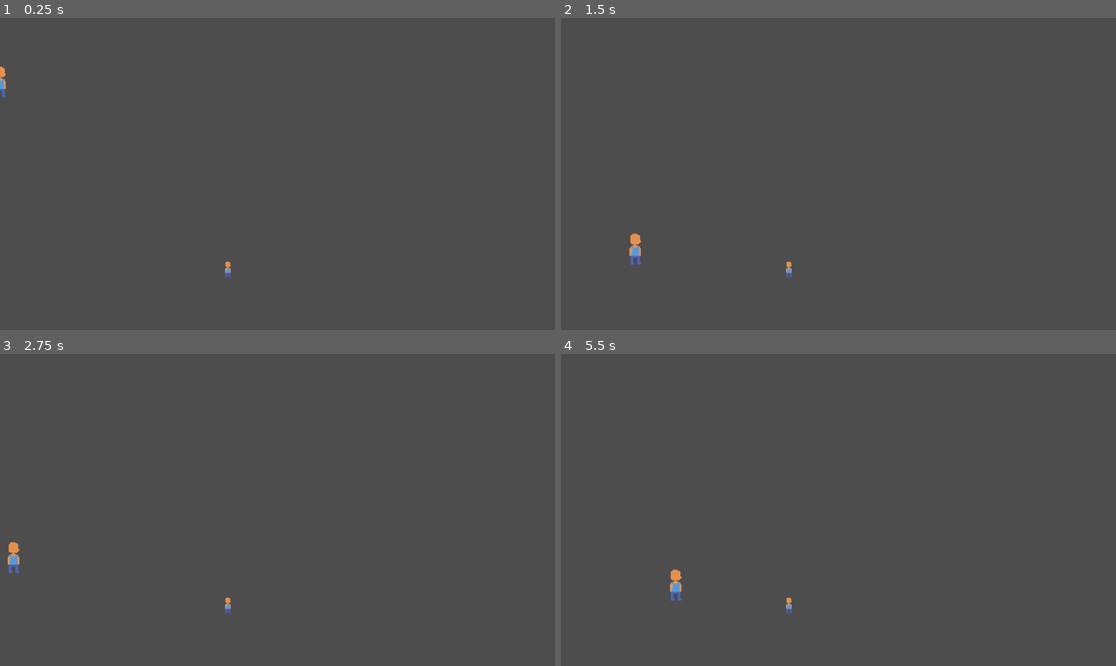
Above: before the commit, frames 1-4 (two rows, left to right).
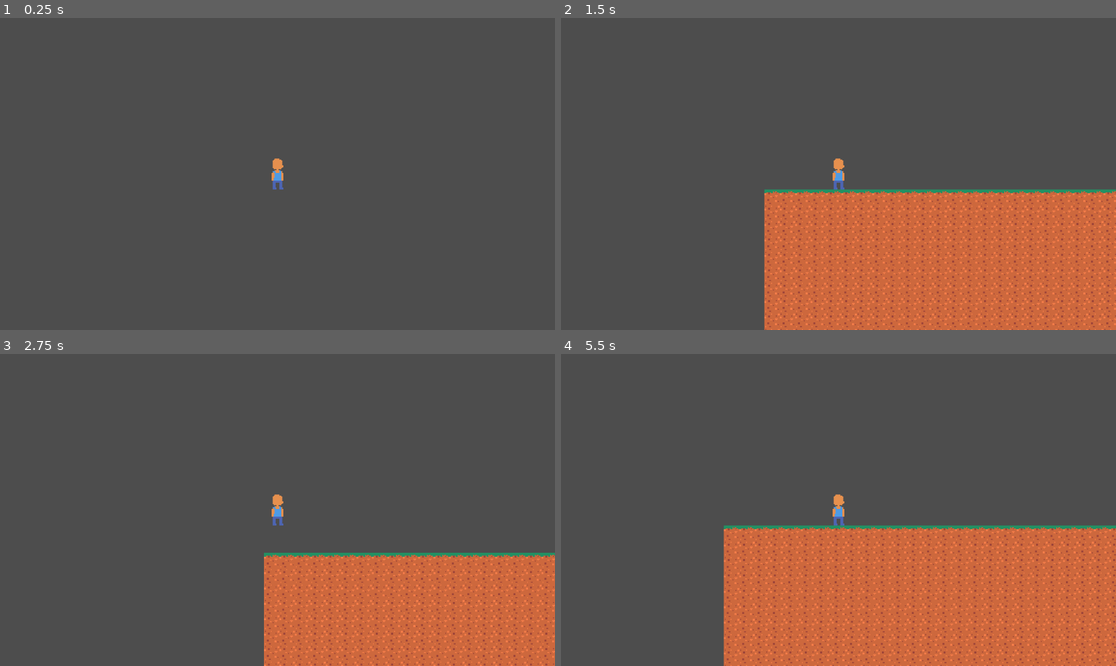
Above: after the commit, the same moments.

Repository: bubbaboogs/smellgrow
Game: Godot game, scene res://node_2d.tscn
The game is run twice, just before and just after one commit, with the same random seed, the same clock (stepped at 60 frames per second) and the same inputs.
Inputs (mouse positions are in pixels of both pictures, inside the frame that each line leads up to):
- Up to frame 1 (0.25 s): no input
- Up to frame 2 (1.5 s): tap Enter at 0.5 s; move the mouse to (960, 158) at 0.52 s; press the mouse at (960, 158) at 0.53 s; hold Right (right) 0.53-1.25 s; tap Space (jump) at 0.77, 1.07 s; right-click (960, 158) at 0.8 s; release the mouse at (960, 158) at 1.25 s; drag from (727, 189) to (810, 236) at 1.27 s
- Up to frame 3 (2.75 s): move the mouse to (333, 441) at 2.02 s; hold Left (left) from 2.03 s (still down); hold Space (jump) from 2.03 s (still down); click (333, 441) at 2.3 s
- Up to frame 4 (5.5 s): release Left (left) at 2.75 s; release Space (jump) at 2.75 s; drag from (810, 572) to (672, 463) at 2.77 s; move the mouse to (1005, 556) at 3.52 s; hold Right (right) 3.53-4.25 s; hold Space (jump) 3.53-4.25 s; right-click (1005, 556) at 3.6 s; click (1005, 556) at 3.67 s; drag from (672, 463) to (755, 432) at 4.27 s; move the mouse to (866, 510) at 5.02 s; hold Right (right) from 5.03 s (still down); right-click (866, 510) at 5.1 s; click (866, 510) at 5.17 s

The runs differ from the first frame. In frame 1, 0.3% of the frame differs, in the area x 0-52%, y 15-84%; in frame 2, 29%; in frame 3, 19%; in frame 4, 32%, in the area x 19-100%, y 44-100%.

Commit message:
added tiles and terrain gen

Diff:
--- /dev/null
+++ b/MapCamera2D.gd
@@ -0,0 +1,252 @@
+class_name MapCamera2D
+extends Camera2D
+## A node that adds mouse, keyboard and gesture zooming, panning and dragging to [Camera2D].
+
+## Zoom speed: multiplies [member Camera2D.zoom] each mouse wheel scroll (set to 1 to disable zooming).
+@export_range(0.1, 10) var zoom_factor := 1.25
+## Minimum [member Camera2D.zoom].
+@export_range(0.01, 100) var zoom_min := 0.1
+## Maximum [member Camera2D.zoom].
+@export_range(0.01, 100) var zoom_max := 10.0
+## If [code]true[/code], [member MapCamera2D.zoom_min] is effectively increased (up to [member MapCamera2D.zoom_max]) to stay within limits.
+@export var zoom_limited := true
+## If [code]true[/code], mouse zooming is done relative to the cursor (instead of to the center of the screen).
+@export var zoom_relative := true
+## If [code]true[/code], zooming can also be done with the plus and minus keys.
+@export var zoom_keyboard := true
+
+## Pan speed: adds to [member Camera2D.offset] while the cursor is near the viewport's edges (set to 0 to disable panning).
+@export_range(0, 10000) var pan_speed := 250.0
+## Maximum number of pixels away from the viewport's edges for the cursor to be considered near.
+@export_range(0, 1000) var pan_margin := 25.0
+## If [code]true[/code], panning can also be done with the arrow keys (and space bar for centering).
+@export var pan_keyboard := true
+
+## If [code]true[/code], the map can be dragged while holding the left mouse button.
+@export var drag := true
+## Slide after dragging: multiplies the final drag movement each second (set to 0 to stop immediately).
+@export_range(0, 1) var drag_inertia := 0.1
+
+var _tween_offset
+var _tween_zoom
+var _pan_direction: set = _set_pan_direction
+var _pan_direction_mouse = Vector2.ZERO
+var _dragging = false
+var _drag_movement = Vector2()
+
+@onready var _target_zoom = zoom
+
+func _ready():
+	_pan_direction = Vector2.ZERO
+
+	change_zoom()
+
+	get_viewport().size_changed.connect(change_zoom)
+
+func _process(delta):
+	if _drag_movement == Vector2.ZERO:
+		clamp_offset(_pan_direction * pan_speed * delta / zoom)
+	else:
+		_drag_movement *= drag_inertia ** delta
+
+		clamp_offset(-_drag_movement / zoom)
+
+		if _drag_movement.length_squared() < 0.01:
+			set_process(false)
+			set_physics_process(false)
+
+func _physics_process(delta):
+	_process(delta)
+
+func _unhandled_input(event):
+	if event is InputEventMagnifyGesture:
+		change_zoom(1 + ((zoom_factor if zoom_factor > 1 else 1 / zoom_factor) - 1) * (event.factor - 1) * 2.5)
+	elif event is InputEventPanGesture:
+		change_zoom(1 + (1 / zoom_factor - 1) * event.delta.y / 7.5)
+	elif event is InputEventMouseButton:
+		if event.pressed:
+			match event.button_index:
+				MOUSE_BUTTON_WHEEL_UP:
+					change_zoom(zoom_factor)
+				MOUSE_BUTTON_WHEEL_DOWN:
+					change_zoom(1 / zoom_factor)
+				MOUSE_BUTTON_LEFT:
+					if drag:
+						Input.set_default_cursor_shape(Input.CURSOR_DRAG) # delete to disable drag cursor
+
+						_dragging = true
+						_drag_movement = Vector2()
+
+						set_process(false)
+						set_physics_process(false)
+		elif event.button_index == MOUSE_BUTTON_LEFT and _dragging:
+			Input.set_default_cursor_shape(Input.CURSOR_ARROW)
+
+			_dragging = false
+
+			if _drag_movement != Vector2.ZERO || _pan_direction != Vector2.ZERO:
+				set_process(process_callback == CAMERA2D_PROCESS_IDLE)
+				set_physics_process(process_callback == CAMERA2D_PROCESS_PHYSICS)
+	elif event is InputEventMouseMotion:
+		if _pan_direction_mouse != Vector2.ZERO:
+			_pan_direction -= _pan_direction_mouse
+
+		_pan_direction_mouse = Vector2()
+
+		if _dragging:
+			if _tween_offset != null:
+				_tween_offset.kill()
+
+			clamp_offset(-event.relative / zoom)
+
+			_drag_movement = event.relative
+		elif pan_margin > 0:
+			var camera_size = get_viewport_rect().size
+
+			if event.position.x < pan_margin:
+				_pan_direction_mouse.x -= 1
+
+			if event.position.x >= camera_size.x - pan_margin:
+				_pan_direction_mouse.x += 1
+
+			if event.position.y < pan_margin:
+				_pan_direction_mouse.y -= 1
+
+			if event.position.y >= camera_size.y - pan_margin:
+				_pan_direction_mouse.y += 1
+
+		if _pan_direction_mouse != Vector2.ZERO:
+			_pan_direction += _pan_direction_mouse
+	elif event is InputEventKey:
+		if zoom_keyboard && event.pressed:
+			match event.keycode:
+				KEY_MINUS:
+					change_zoom(zoom_factor if zoom_factor < 1 else 1 / zoom_factor, false)
+				KEY_EQUAL:
+					change_zoom(zoom_factor if zoom_factor > 1 else 1 / zoom_factor, false)
+
+		if pan_keyboard && !event.echo:
+			match event.keycode:
+				KEY_LEFT:
+					_pan_direction -= Vector2(1 if event.pressed else -1, 0)
+				KEY_RIGHT:
+					_pan_direction += Vector2(1 if event.pressed else -1, 0)
+				KEY_UP:
+					_pan_direction -= Vector2(0, 1 if event.pressed else -1)
+				KEY_DOWN:
+					_pan_direction += Vector2(0, 1 if event.pressed else -1)
+				KEY_SPACE: # delete to disable keyboard centering
+					if event.pressed:
+						if _tween_offset != null:
+							_tween_offset.kill()
+
+						offset = Vector2.ZERO
+
+func _set_pan_direction(value):
+	_pan_direction = value
+
+	if _pan_direction == Vector2.ZERO || _dragging:
+		set_process(false)
+		set_physics_process(false)
+	elif pan_speed > 0:
+		set_process(process_callback == CAMERA2D_PROCESS_IDLE)
+		set_physics_process(process_callback == CAMERA2D_PROCESS_PHYSICS)
+
+		_drag_movement = Vector2()
+
+		if _tween_offset != null:
+			_tween_offset.kill()
+
+## After changing the node's global position, set [code]offset = offset[/code] then call this to stay within limits.
+func clamp_offset(relative := Vector2()):
+	var camera_size = get_viewport_rect().size / zoom
+	var camera_rect = Rect2(get_screen_center_position() + relative - camera_size / 2, camera_size)
+
+	if camera_rect.position.x < limit_left:
+		_drag_movement.x = 0
+		relative.x += limit_left - camera_rect.position.x
+		camera_rect.end.x += limit_left - camera_rect.position.x
+
+	if camera_rect.end.x > limit_right:
+		_drag_movement.x = 0
+		relative.x -= camera_rect.end.x - limit_right
+
+	if camera_rect.end.y > limit_bottom:
+		_drag_movement.y = 0
+		relative.y -= camera_rect.end.y - limit_bottom
+		camera_rect.position.y -= camera_rect.end.y - limit_bottom
+
+	if camera_rect.position.y < limit_top:
+		_drag_movement.y = 0
+		relative.y += limit_top - camera_rect.position.y
+
+	if relative != Vector2.ZERO:
+		offset += relative
+
+## After changing the node's limits, call this without arguments to stay within limits.
+func change_zoom(factor = null, with_cursor = true):
+	var limited_zoom_min = zoom_min
+
+	if zoom_limited:
+		var min_zoom_within_limits = get_viewport_rect().size / Vector2(limit_right - limit_left, limit_bottom - limit_top)
+
+		limited_zoom_min = min(max(zoom_min, min_zoom_within_limits.x, min_zoom_within_limits.y), zoom_max)
+
+	if factor != null:
+		if factor < 1:
+			if _target_zoom.x < limited_zoom_min || is_equal_approx(_target_zoom.x, limited_zoom_min):
+				return
+
+			if _target_zoom.y < limited_zoom_min || is_equal_approx(_target_zoom.y, limited_zoom_min):
+				return
+		elif factor > 1:
+			if _target_zoom.x > zoom_max || is_equal_approx(_target_zoom.x, zoom_max):
+				return
+
+			if _target_zoom.y > zoom_max || is_equal_approx(_target_zoom.y, zoom_max):
+				return
+		else:
+			return
+
+		_target_zoom *= factor
+
+	var clamped_zoom = _target_zoom
+
+	clamped_zoom *= max(1, limited_zoom_min / _target_zoom.x, limited_zoom_min / _target_zoom.y)
+	clamped_zoom *= min(1, zoom_max / _target_zoom.x, zoom_max / _target_zoom.y)
+
+	if factor == null:
+		_set_zoom_level(clamped_zoom)
+
+		_target_zoom = zoom
+	elif position_smoothing_enabled && position_smoothing_speed > 0:
+		if zoom_relative && with_cursor && !is_processing() && !is_physics_processing():
+			var relative_position = get_global_mouse_position() - global_position - offset
+			var relative = relative_position - relative_position * zoom / clamped_zoom
+
+			if _tween_offset != null:
+				_tween_offset.kill()
+
+			_tween_offset = create_tween().set_trans(Tween.TRANS_QUAD).set_ease(Tween.EASE_OUT).set_process_mode(process_callback as Tween.TweenProcessMode)
+			_tween_offset.tween_property(self, 'offset', offset + relative, 2.5 / position_smoothing_speed)
+
+		if _tween_zoom != null:
+			_tween_zoom.kill()
+
+		_tween_zoom = create_tween().set_trans(Tween.TRANS_QUAD).set_ease(Tween.EASE_OUT).set_process_mode(process_callback as Tween.TweenProcessMode)
+		_tween_zoom.tween_method(func(value): _set_zoom_level(Vector2.ONE / value), Vector2.ONE / zoom, Vector2.ONE / clamped_zoom, 2.5 / position_smoothing_speed)
+	else:
+		if zoom_relative && with_cursor:
+			var relative_position = get_global_mouse_position() - global_position - offset
+			var relative = relative_position - relative_position * zoom / clamped_zoom
+
+			zoom = clamped_zoom
+
+			clamp_offset(relative)
+		else:
+			_set_zoom_level(clamped_zoom)
+
+func _set_zoom_level(value):
+	zoom = value
+
+	clamp_offset()
--- a/character.tscn
+++ b/character.tscn
@@ -13,3 +13,5 @@
 
 [node name="CollisionShape2D" type="CollisionShape2D" parent="."]
 shape = SubResource("RectangleShape2D_bq0pr")
+
+[node name="Camera2D" type="Camera2D" parent="."]
--- a/node_2d.tscn
+++ b/node_2d.tscn
@@ -1,11 +1,12 @@
-[gd_scene load_steps=5 format=3 uid="uid://xebbehtulbdc"]
+[gd_scene load_steps=6 format=3 uid="uid://xebbehtulbdc"]
 
 [ext_resource type="PackedScene" uid="uid://c8ts3ljd0klqv" path="res://character.tscn" id="1_4j6dg"]
-[ext_resource type="Script" path="res://scripts/player_movement.gd" id="2_f6raq"]
-[ext_resource type="Texture2D" uid="uid://brfqj4osprel0" path="res://sprites/char.png" id="3_yq3wh"]
+[ext_resource type="Script" path="res://scripts/player.gd" id="2_f6raq"]
+[ext_resource type="TileSet" uid="uid://doi8t0afr4jdw" path="res://tiles.tres" id="4_vift2"]
+[ext_resource type="Script" path="res://scripts/terrain_generation.gd" id="4_xj770"]
 
-[sub_resource type="RectangleShape2D" id="RectangleShape2D_fiid6"]
-size = Vector2(1158, 20)
+[sub_resource type="FastNoiseLite" id="FastNoiseLite_wnf7e"]
+noise_type = 3
 
 [node name="Node2D" type="Node2D"]
 
@@ -15,12 +16,11 @@
 jump_speed = -800
 friction = 0.119
 
-[node name="StaticBody2D" type="StaticBody2D" parent="."]
-position = Vector2(473, 522)
+[node name="TileMapLayer" type="TileMapLayer" parent="."]
+scale = Vector2(2, 2)
+tile_set = ExtResource("4_vift2")
 
-[node name="CollisionShape2D" type="CollisionShape2D" parent="StaticBody2D"]
-position = Vector2(104, 0)
-shape = SubResource("RectangleShape2D_fiid6")
-
-[node name="Sprite2D" type="Sprite2D" parent="StaticBody2D"]
-texture = ExtResource("3_yq3wh")
+[node name="Terrain" type="Node2D" parent="." node_paths=PackedStringArray("tilemap")]
+script = ExtResource("4_xj770")
+tilemap = NodePath("../TileMapLayer")
+noise = SubResource("FastNoiseLite_wnf7e")
--- a/project.godot
+++ b/project.godot
@@ -35,6 +35,16 @@
 , Object(InputEventKey,"resource_local_to_scene":false,"resource_name":"","device":-1,"window_id":0,"alt_pressed":false …(186 unchanged characters)…
 ]
 }
+break={
+"deadzone": 0.5,
+"events": [Object(InputEventMouseButton,"resource_local_to_scene":false,"resource_name":"","device":-1,"window_id":0,"alt_pressed":false,"shift_pressed":false,"ctrl_pressed":false,"meta_pressed":false,"button_mask":1,"position":Vector2(141, 13),"global_position":Vector2(150, 59),"factor":1.0,"button_index":1,"canceled":false,"pressed":true,"double_click":false,"script":null)
+]
+}
+right_click={
+"deadzone": 0.5,
+"events": [Object(InputEventMouseButton,"resource_local_to_scene":false,"resource_name":"","device":-1,"window_id":0,"alt_pressed":false,"shift_pressed":false,"ctrl_pressed":false,"meta_pressed":false,"button_mask":2,"position":Vector2(158, 13),"global_position":Vector2(167, 59),"factor":1.0,"button_index":2,"canceled":false,"pressed":true,"double_click":false,"script":null)
+]
+}
 
 [rendering]
 
--- /dev/null
+++ b/scripts/create_atlas.gd
@@ -0,0 +1,82 @@
+@tool
+extends EditorScript
+
+var images_directory = "res://sprites/tile_sprites/"
+var atlas_path = "user://atlas.png"  # Changed to user:// to ensure it's writable
+var atlas_size = Vector2(1024, 1024)
+var padding = 2
+
+func _run():
+	print("Running atlas creator tool...")
+	create_texture_atlas()
+
+func create_texture_atlas():
+	var dir = DirAccess.open(images_directory)
+
+	if not dir:
+		push_error("Failed to open directory: " + images_directory)
+		return
+
+	var image_paths = []
+	dir.list_dir_begin()
+	var file_name = dir.get_next()
+
+	while file_name != "":
+		if file_name.ends_with(".png"):  # Extend this for other image types
+			image_paths.append(images_directory + file_name)
+		file_name = dir.get_next()
+
+	dir.list_dir_end()
+
+	if image_paths.size() == 0:
+		push_error("No images found in directory: " + images_directory)
+		return
+
+	# Create an empty image for the atlas
+	var atlas_image = Image.new()
+	atlas_image.create(int(atlas_size.x), int(atlas_size.y), false, Image.FORMAT_RGBA8)
+	atlas_image.fill(Color(0, 0, 0, 0))  # Set transparency
+	print("Created atlas with size: ", atlas_image.get_size())
+
+	var current_x = 0
+	var current_y = 0
+	var row_height = 0
+
+	for image_path in image_paths:
+		print("Loading image: ", image_path)
+		var texture = load(image_path) as Texture2D
+
+		if texture == null:
+			push_error("Failed to load texture: " + image_path)
+			continue
+
+		var image = texture.get_image()  # Get Image from Texture2D
+
+		if image == null or image.is_empty():
+			push_error("Failed to get valid image data from: " + image_path)
+			continue
+
+		print("Blitting image: ", image_path, " at position (", current_x, ", ", current_y, ")")
+
+		if current_x + image.get_width() + padding > atlas_size.x:
+			current_x = 0
+			current_y += row_height + padding
+			row_height = 0
+
+		if current_y + image.get_height() + padding > atlas_size.y:
+			push_error("Atlas size too small to fit all images.")
+			return
+
+		# Blit image to atlas at current position
+		atlas_image.blit_rect(image, Rect2(Vector2(0, 0), image.get_size()), Vector2(current_x, current_y))
+		current_x += image.get_width() + padding
+		row_height = max(row_height, image.get_height())
+
+	print("Saving atlas to: ", atlas_path)
+
+	# Save the atlas
+	var success = atlas_image.save_png(atlas_path)
+	if success == OK:
+		print("Texture atlas saved to: " + atlas_path)
+	else:
+		push_error("Failed to save texture atlas.")
--- /dev/null
+++ b/scripts/player.gd
@@ -0,0 +1,40 @@
+extends CharacterBody2D
+
+@export var speed = 1200
+@export var jump_speed = -1800
+@export var gravity = 4000
+@export_range(0.0, 1.0) var friction = 0.1
+@export_range(0.0 , 1.0) var acceleration = 0.25
+const TILE_SIZE = 1
+
+func _physics_process(delta: float) -> void:
+	velocity.y += gravity * delta
+	var dir = Input.get_axis("left", "right")
+	if dir != 0:
+		velocity.x = lerp(velocity.x, dir * speed, acceleration)
+	else:
+		velocity.x = lerp(velocity.x, 0.0, friction)
+	move_and_slide()
+
+	if Input.is_action_pressed("jump") and is_on_floor():
+		velocity.y = jump_speed
+
+
+func interact_with_tile(tile: Node, action: String):
+	if tile.has_method("_on_tile_action"):
+		tile._on_tile_action(action)
+
+func _on_input(event: InputEvent):
+	if event.is_action_pressed("break"):
+		var tile = get_tile_at_mouse()
+		if tile:
+			interact_with_tile(tile, "break")
+
+func get_tile_at_mouse() -> Node:
+	var mouse_pos = get_global_mouse_position()
+	var tile = get_tree().get_nodes_in_group("tiles").filter(
+	func(node):
+		return node.global_position.distance_to(mouse_pos) < TILE_SIZE
+)[0] if get_tree().get_nodes_in_group("tiles").size() > 0 else null
+
+	return tile
--- a/scripts/player_movement.gd
+++ /dev/null
@@ -1,20 +0,0 @@
-extends CharacterBody2D
-
-@export var speed = 1200
-@export var jump_speed = -1800
-@export var gravity = 4000
-@export_range(0.0, 1.0) var friction = 0.1
-@export_range(0.0 , 1.0) var acceleration = 0.25
-
-func _physics_process(delta: float) -> void:
-	velocity.y += gravity * delta
-	var dir = Input.get_axis("left", "right")
-	if dir != 0:
-		velocity.x = lerp(velocity.x, dir * speed, acceleration)
-	else:
-		velocity.x = lerp(velocity.x, 0.0, friction)
-
-	move_and_slide()
-
-	if Input.is_action_pressed("jump") and is_on_floor():
-		velocity.y = jump_speed
--- /dev/null
+++ b/scripts/terrain_generation.gd
@@ -0,0 +1,39 @@
+extends Node2D
+
+# Terrain generation settings
+const WORLD_WIDTH = 200   # Width of the world in tiles
+const WORLD_HEIGHT = 100  # Height of the world in tiles
+const TERRAIN_HEIGHT = 50 # The base height of the terrain
+const SCALE = 10.0        # Noise scale for terrain variation
+const DIRT_LAYER = 5      # Depth of dirt above stone
+const ORE_FREQUENCY = 0.1 # Ore spawn frequency
+
+# Reference to the TileMap node
+@export var tilemap: TileMapLayer
+# FastNoiseLite for terrain generation
+@export var noise := FastNoiseLite.new()
+
+# Tile IDs in TileMap (assuming you've set them in the TileSet)
+const TILE_AIR = -1
+const TILE_GRASS = 1
+const TILE_DIRT = 2
+
+# Source IDs in the TileSetScenesCollectionSource (set these based on your TileSet)
+const SOURCE_ID = 0
+
+func _ready():
+	generate_terrain()
+
+# Function to generate the terrain
+func generate_terrain():
+	for x in range(WORLD_WIDTH):
+		# Create terrain height based on noise
+		var height = TERRAIN_HEIGHT + int(noise.get_noise_2d(x / SCALE, 0) * 10)  # Create terrain height
+
+		for y in range(WORLD_HEIGHT):
+			if y == height:
+				tilemap.set_cell(Vector2i(x, y), SOURCE_ID, Vector2i(0, 0), TILE_GRASS)  # Top layer is grass
+			elif y > height and y > height - DIRT_LAYER:
+				tilemap.set_cell(Vector2i(x, y), SOURCE_ID, Vector2i(0, 0), TILE_DIRT)  # Place dirt below grass
+			else:
+				tilemap.set_cell(Vector2i(x, y), TILE_AIR)  # Air above ground
--- /dev/null
+++ b/scripts/tile.gd
@@ -0,0 +1,28 @@
+class_name Tile
+
+extends Node2D
+
+# Signals for custom actions
+signal tile_broken
+signal tile_right_clicked
+
+# Method called when tile is broken
+func break_tile():
+	emit_signal("tile_broken")
+	# Default behavior (can be overridden)
+	queue_free()  # Remove tile after breaking
+
+# Method called when tile is right-clicked
+func on_right_click():
+	emit_signal("tile_right_clicked")
+	# Default behavior (can be overridden)
+
+# Method to add any tile-specific functionality
+func _on_tile_action(action: String):
+	match action:
+		"break":
+			break_tile()
+		"right_click":
+			on_right_click()
+		_:
+			print("Action not handled:", action)
--- /dev/null
+++ b/sprites/tiles_textures.tres
@@ -0,0 +1,3 @@
+[gd_resource type="AtlasTexture" format=3 uid="uid://bac2tmje1jsnc"]
+
+[resource]
--- /dev/null
+++ b/tiles.tres
@@ -0,0 +1,11 @@
+[gd_resource type="TileSet" load_steps=4 format=3 uid="uid://doi8t0afr4jdw"]
+
+[ext_resource type="PackedScene" uid="uid://b2vhh6hxromsq" path="res://tiles/grass.tscn" id="1_qoo0x"]
+[ext_resource type="PackedScene" uid="uid://bn8j0o1qqwm4u" path="res://tiles/dirt.tscn" id="2_0t7ta"]
+
+[sub_resource type="TileSetScenesCollectionSource" id="TileSetScenesCollectionSource_pfmth"]
+scenes/1/scene = ExtResource("1_qoo0x")
+scenes/2/scene = ExtResource("2_0t7ta")
+
+[resource]
+sources/0 = SubResource("TileSetScenesCollectionSource_pfmth")
--- /dev/null
+++ b/tiles/dirt.tscn
@@ -0,0 +1,16 @@
+[gd_scene load_steps=4 format=3 uid="uid://bn8j0o1qqwm4u"]
+
+[ext_resource type="Script" path="res://tiles/dirt_tile.gd" id="1_ysho6"]
+[ext_resource type="Texture2D" uid="uid://c82mu4ehje2fi" path="res://sprites/tile_sprites/dirt.png" id="2_1ci8k"]
+
+[sub_resource type="RectangleShape2D" id="RectangleShape2D_6w52b"]
+size = Vector2(16, 16)
+
+[node name="Dirt" type="StaticBody2D"]
+script = ExtResource("1_ysho6")
+
+[node name="Sprite2D" type="Sprite2D" parent="."]
+texture = ExtResource("2_1ci8k")
+
+[node name="CollisionShape2D" type="CollisionShape2D" parent="."]
+shape = SubResource("RectangleShape2D_6w52b")
--- /dev/null
+++ b/tiles/dirt_tile.gd
@@ -0,0 +1,8 @@
+extends Tile
+
+func break_tile():
+	print("Broke Dirt!")
+	super.break_tile()
+
+func on_right_click():
+	print("Right Clicked!")
--- /dev/null
+++ b/tiles/grass.tscn
@@ -0,0 +1,16 @@
+[gd_scene load_steps=4 format=3 uid="uid://b2vhh6hxromsq"]
+
+[ext_resource type="Script" path="res://tiles/dirt_tile.gd" id="1_nsm50"]
+[ext_resource type="Texture2D" uid="uid://dyciqali0bfb4" path="res://sprites/tile_sprites/grass.png" id="2_kvqaf"]
+
+[sub_resource type="RectangleShape2D" id="RectangleShape2D_6w52b"]
+size = Vector2(16, 16)
+
+[node name="Grass" type="StaticBody2D"]
+script = ExtResource("1_nsm50")
+
+[node name="Sprite2D" type="Sprite2D" parent="."]
+texture = ExtResource("2_kvqaf")
+
+[node name="CollisionShape2D" type="CollisionShape2D" parent="."]
+shape = SubResource("RectangleShape2D_6w52b")
Binary file added: atlas.png
Not shown, added: atlas.png.import
Binary file removed: sprites/grass.png
Binary file added: sprites/tile_sprites/dirt.png
Not shown, added: sprites/tile_sprites/dirt.png.import
Binary file added: sprites/tile_sprites/grass.png
Not shown, changed: sprites/tile_sprites/grass.png.import
